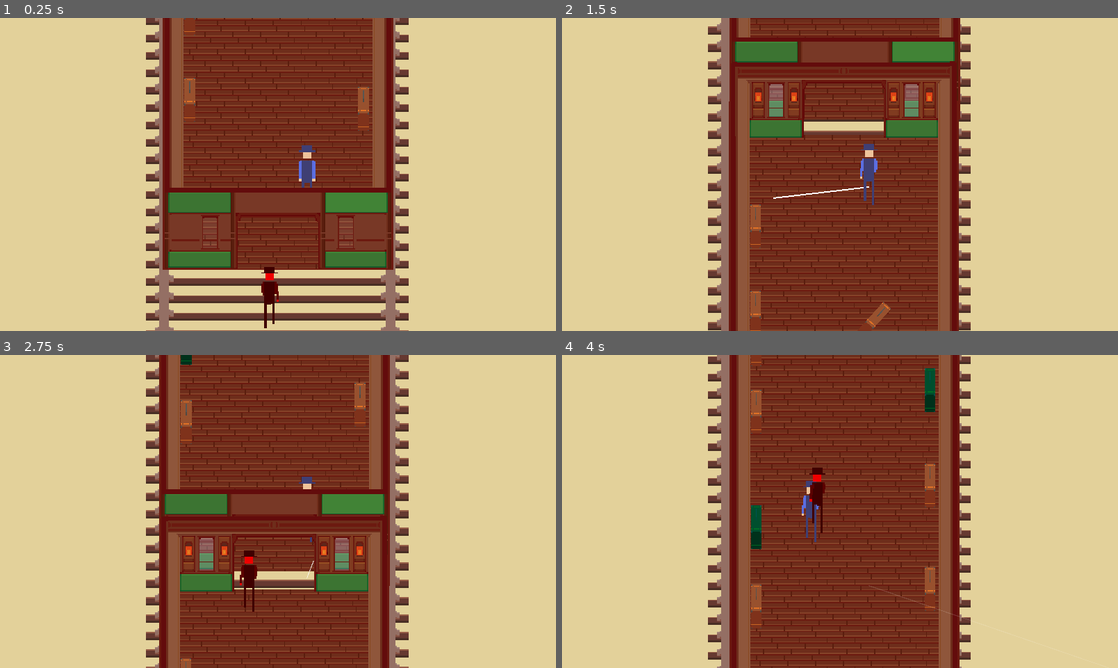
Above: before the commit, frames 1-4 (two rows, left to right).
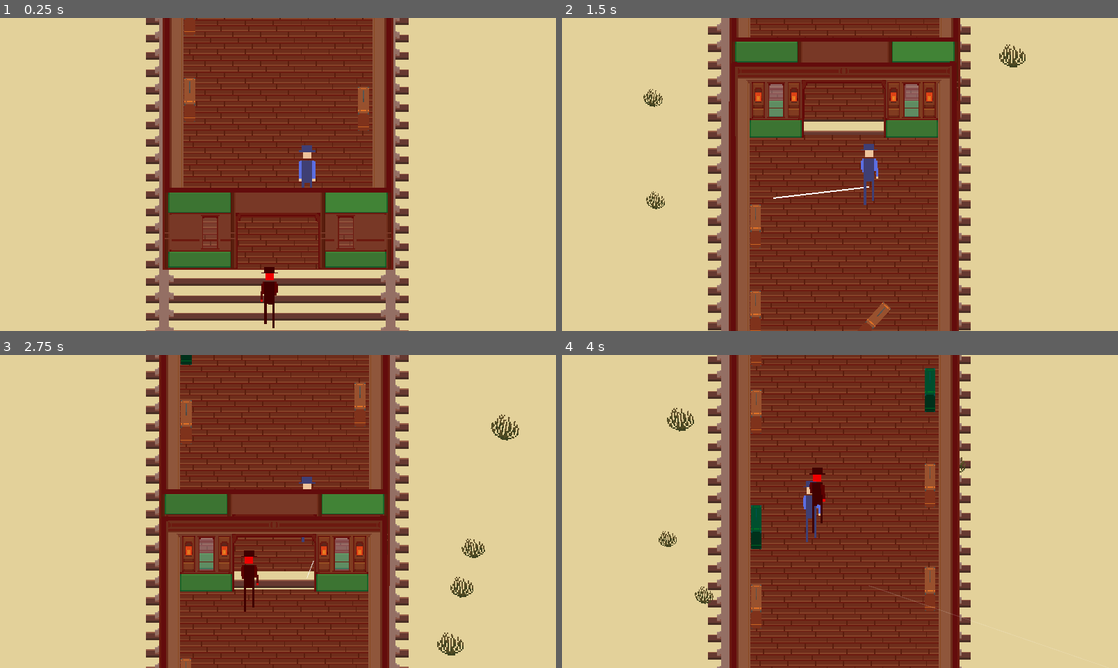
Above: after the commit, the same moments.

Repository: lajollagamesclub/week-139-followers
Game: Godot game, scene res://Main.tscn
Two runs of this game, one before a commit and one after it. Both use one fixed random seed, a clock stepped at 60 frames per second and the inputs below.
Inputs (mouse positions are in pixels of both pictures, inside the frame that each line leads up to):
- Up to frame 1 (0.25 s): no input
- Up to frame 2 (1.5 s): tap Enter at 0.5 s; move the mouse to (962, 158) at 0.52 s; press the mouse at (962, 158) at 0.53 s; hold D (g_right) 0.53-1.28 s; move the mouse to (728, 190) at 1.27 s; release the mouse at (728, 190) at 1.28 s; hold Space (g_takedown) from 1.28 s (still down); click (728, 190) at 1.35 s
- Up to frame 3 (2.75 s): move the mouse to (333, 442) at 2.02 s; release Space (g_takedown) at 2.03 s; press the mouse at (333, 442) at 2.03 s; hold D (g_right) from 2.03 s (still down)
- Up to frame 4 (4 s): move the mouse to (812, 574) at 2.77 s; release the mouse at (812, 574) at 2.78 s; click (812, 574) at 2.85 s; move the mouse to (1006, 558) at 3.52 s; release D (g_right) at 3.53 s; press the mouse at (1006, 558) at 3.53 s; hold A (g_left) from 3.53 s (still down)

The runs differ from the first frame. In frame 1, less than 0.1% of the frame differs, in the area x 46-51%, y 87-100%; in frame 2, 0.4%; in frame 3, 0.6%, in the area x 43-94%, y 18-96%; in frame 4, 0.5%.

Commit message:
Add shrubs

Diff:
--- a/src/Main.tscn
+++ b/src/Main.tscn
@@ -8,6 +8,7 @@
 [ext_resource path="res://Pursuer.gd" type="Script" id=6]
 [ext_resource path="res://Gun.tscn" type="PackedScene" id=7]
 [ext_resource path="res://Rails.gd" type="Script" id=8]
+[ext_resource path="res://SceneryManager.gd" type="Script" id=9]
 [ext_resource path="res://running-animation/Running5.png" type="Texture" id=10]
 [ext_resource path="res://running-animation/Running1.png" type="Texture" id=11]
 [ext_resource path="res://running-animation/Running4.png" type="Texture" id=12]
@@ -44,6 +45,14 @@
 region_enabled = true
 region_rect = Rect2( 0, 0, 181, 270 )
 script = ExtResource( 8 )
+
+[node name="SceneryManager" type="Node2D" parent="."]
+script = ExtResource( 9 )
+
+[node name="SpawnTimer" type="Timer" parent="SceneryManager"]
+wait_time = 0.5
+one_shot = true
+autostart = true
 
 [node name="TrainCarManager" type="YSort" parent="."]
 script = ExtResource( 4 )
@@ -86,7 +95,7 @@
 [node name="AnimatedSprite" type="AnimatedSprite" parent="Player"]
 scale = Vector2( 2, 2 )
 frames = SubResource( 3 )
-frame = 5
+frame = 1
 playing = true
 
 [node name="Pursuer" type="Area2D" parent="." groups=[
@@ -107,7 +116,6 @@
 modulate = Color( 1, 0, 0, 1 )
 scale = Vector2( 2, 2 )
 frames = SubResource( 3 )
-frame = 4
 playing = true
 
 [node name="CarManager" type="Node2D" parent="."]
@@ -117,6 +125,7 @@
 wait_time = 5.0
 one_shot = true
 autostart = true
+[connection signal="timeout" from="SceneryManager/SpawnTimer" to="SceneryManager" method="_on_SpawnTimer_timeout"]
 [connection signal="area_entered" from="Player/SuitcaseTakedown" to="Player/SuitcaseTakedown" method="_on_SuitcaseTakedown_area_entered"]
 [connection signal="takedown_slowdown" from="Player/SuitcaseTakedown" to="Player" method="_on_SuitcaseTakedown_takedown_slowdown"]
 [connection signal="timeout" from="Player/SuitcaseTakedown/Timer" to="Player/SuitcaseTakedown" method="_on_Timer_timeout"]
--- /dev/null
+++ b/src/SceneryManager.gd
@@ -0,0 +1,13 @@
+extends Node2D
+
+func _ready():
+	randomize()
+
+func _on_SpawnTimer_timeout():
+	var cur_shrub: Node2D = preload("res://Shrub.tscn").instance()
+
+	add_child(cur_shrub)
+	cur_shrub.global_position = Vector2(rand_range(0.0, 1920.0), -100.0)
+
+	$SpawnTimer.wait_time = rand_range(0.1, 0.3)
+	$SpawnTimer.start()
--- /dev/null
+++ b/src/Shrub.gd
@@ -0,0 +1,17 @@
+extends Sprite
+const player_state = preload("res://player_state.tres")
+
+func _on_player_moved(move_vector: Vector2):
+	position.y += move_vector.y + 1.5*4.0
+
+func _ready():
+	randomize()
+	player_state.connect("moved", self, "_on_player_moved")
+	rotation_degrees = rand_range(-10.0, 10.0)
+	var rand_scale: float = rand_range(3.5, 5.5)
+	scale.x = rand_scale
+	scale.y = rand_scale
+
+func _process(delta):
+	if position.y >= 1500.0:
+		queue_free()
--- /dev/null
+++ b/src/Shrub.tscn
@@ -0,0 +1,9 @@
+[gd_scene load_steps=3 format=2]
+
+[ext_resource path="res://shrub.png" type="Texture" id=1]
+[ext_resource path="res://Shrub.gd" type="Script" id=2]
+
+[node name="Shrub" type="Sprite"]
+scale = Vector2( 4, 4 )
+texture = ExtResource( 1 )
+script = ExtResource( 2 )
Not shown: 1 places in src/Main.tscn that only renumber resources
Binary file added: src/shrub.png
Not shown, added: src/shrub.png.import
